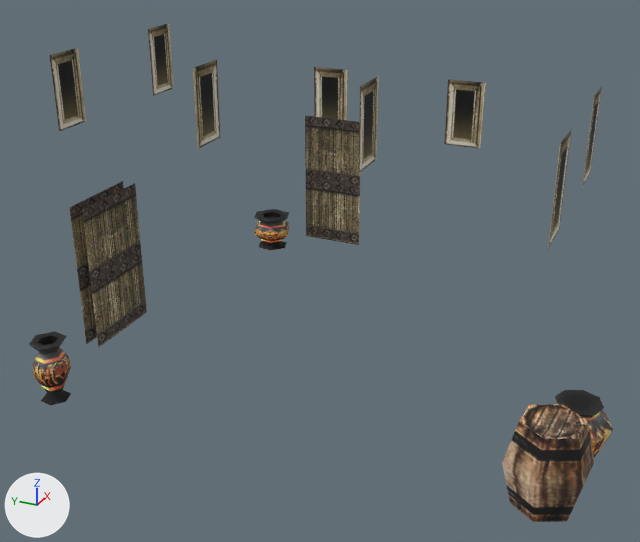
An edit to the COLLADA model client/art/meshes/props/hele_house_b_props.dae, drawn before and after from the same camera.
One viewpoint serves both versions: a camera (50 mm lens) standing at (-0.517, -0.239, 0.283) and looking at (-0.033, -0.021, 0.041). The axes (+X, +Y, +Z) are drawn at lower left. The lights are the same throughout. Where no turn or scale is listed for an object, it has been applied to the vertices.

Before the edit, the objects in view are built like this:
```python
me_object1042mesh = bpy.data.meshes.new('Object1042Mesh')
me_object1042mesh.from_pydata(...)  # 202 vertices, 294 faces; spans x 0.049..0.4, y -0.394..0.002, z -0.101..0.066
me_object1042mesh.materials.append(mat_10___default)  # picture img_hele_props_a_dds
ob_object1042 = bpy.data.objects.new('Object1042', me_object1042mesh)
ob_object1042.location = (-0.2362, 0.1744, 0.1001)
```
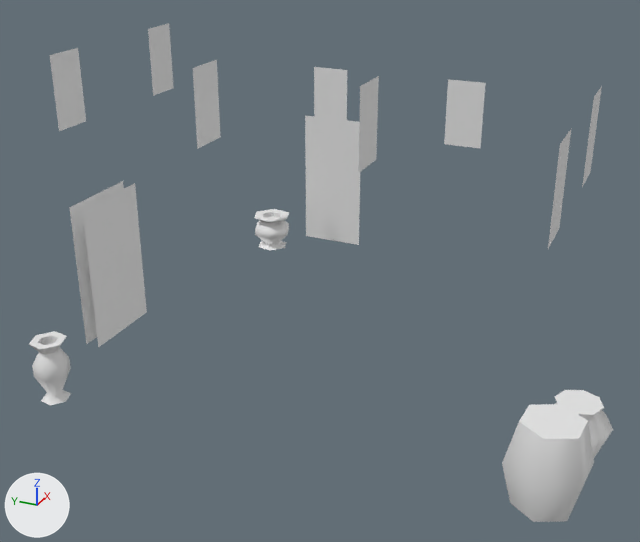
Boxes [x1, y1, x2, y2] around the edits, measured in the pictures (640 x 542 px):
'Object1042', recoloured: [29, 23, 613, 522] in both

What the commit changed:
me_object1042mesh has 202 vertices, 294 faces and spans x 0.049..0.4, y -0.394..0.002, z -0.101..0.066.
me_object1042mesh no longer uses material mat_10___default (picture img_hele_props_a_dds).
